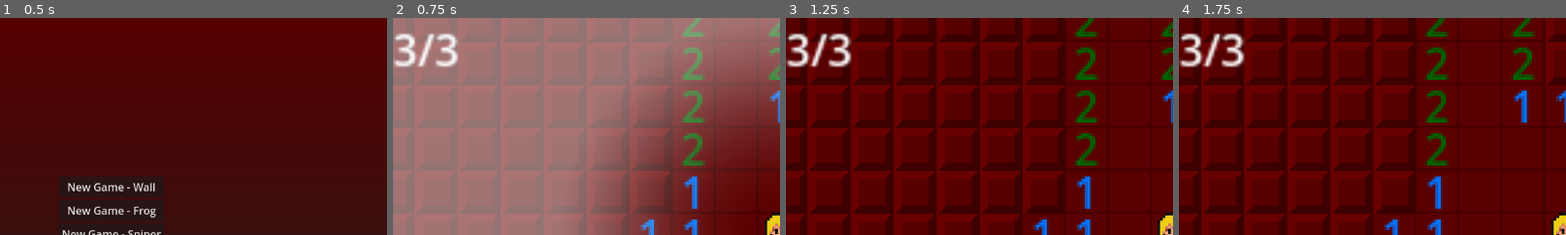
Above: before the commit, frames 1-4 (left to right).
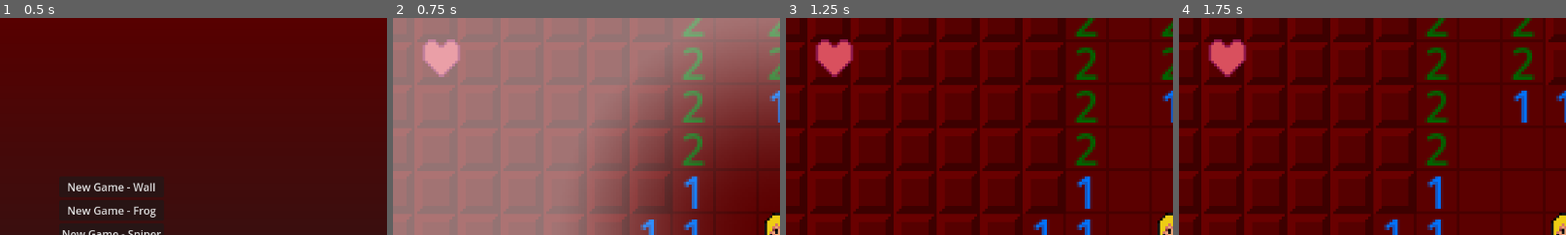
Above: after the commit, the same moments.

Repository: Randwarf/Mineworld
Game: Godot game, scene res://Level select.tscn
Two runs of this game, one before a commit and one after it. Both use one fixed random seed, a clock stepped at 60 frames per second and the inputs below.
Inputs (mouse positions are % of the whole screen's width and height, from its top left):
- Up to frame 1 (0.5 s): no input
- Up to frame 2 (0.75 s): click "New Game - Wall" at 0.5 s
- Up to frame 3 (1.25 s): no input
- Up to frame 4 (1.75 s): tap Enter at 1.25 s; move the mouse to (72, 45) at 1.27 s; hold Right (ui_right) from 1.28 s (still down); click (72, 45) at 1.42 s
The pictures show only the part of the screen within x 0-50%, y 0-50%; the shares and areas given below are measured in that part.

Frame 1 is identical in both runs. In frame 2, 2.0% of the frame differs, in the area x 0-18%, y 7-28%; in frame 3, 2.2%, in the area x 0-18%, y 6-28%; in frame 4, 2.2%.

Commit message:
finished frog

Diff:
--- a/Boss_FROG.gd
+++ b/Boss_FROG.gd
@@ -3,6 +3,7 @@
 const TIME_BETWEEN_JUMPS = 5
 const TIME_UNTIL_LOCK_IN = 4
 
+var health
 var CooldownTimer
 var LockInTimer
 var TargetSprite
@@ -21,6 +22,7 @@
 	TargetSprite = get_node("Target")
 	FrogSprite = get_node("FrogSprite")
 	FrogSprite.play()
+	health = 25
 
 func setTarget():
 	targetInGrid = Scene.getPlayerPos()
@@ -35,13 +37,34 @@
 			isJumping = false
 			FrogSprite.animation="Land"
 			FrogSprite.play()
-			CooldownTimer.wait_time*0.95
+			CooldownTimer.wait_time = CooldownTimer.wait_time * 0.98
 			CooldownTimer.start()
-			LockInTimer.wait_time*0.95
+			LockInTimer.wait_time = LockInTimer.wait_time * 0.98
 			LockInTimer.start()
-			Scene.clearMapAreaAnywhere(targetInGrid, 2) #idk
+			health -= countMines()
+			Scene.clearMapAreaAnywhere(targetInGrid, 2)
+			if health <= 0:
+				Scene.Victory()
+				CooldownTimer.stop()
+				LockInTimer.stop()
+			elif onPlayer():
+				Scene.PlayerTakeDamage()
 
+func countMines():
+	var sum = 0
+	for r in range(position.y/16-1, position.y/16+2):
+		for c in range(position.x/16-1, position.x/16+2):
+			if Scene.isMine(Coordinates.new(r,c)):
+				sum+=1
+	return sum**2
 
+func onPlayer():
+	var ppos = Scene.getPlayerPos()
+	for r in range(position.y/16-1, position.y/16+2):
+		for c in range(position.x/16-1, position.x/16+2):
+			if r == ppos.r and c == ppos.c:
+				return true
+	return false
 func displayTarget():
 	TargetSprite.visible=true
 	TargetSprite.position = target-position+Vector2(8,8)
--- a/GameOver.gd
+++ b/GameOver.gd
@@ -19,3 +19,7 @@
 func _process(delta):
 	if active:
 		background.modulate.a+=delta*100
+
+func updateText(text):
+	var label = get_node("Label")
+	label.text = text
--- a/GameOver.tscn
+++ b/GameOver.tscn
@@ -1,14 +1,16 @@
-[gd_scene load_steps=3 format=2]
+[gd_scene load_steps=3 format=3 uid="uid://b7wxn164dfybk"]
 
-[ext_resource path="res://Default_Font.tres" type="Theme" id=1]
-[ext_resource path="res://GameOver.gd" type="Script" id=2]
+[ext_resource type="Theme" uid="uid://d16tiugja0oh7" path="res://Default_Font.tres" id="1"]
+[ext_resource type="Script" path="res://GameOver.gd" id="2"]
 
 [node name="Node2D" type="Node2D"]
 visible = false
-script = ExtResource( 2 )
+script = ExtResource("2")
 
 [node name="Label" type="Label" parent="."]
-modulate = Color( 1, 0, 0, 1 )
+modulate = Color(1, 0, 0, 1)
+texture_filter = 1
+anchors_preset = 8
 anchor_left = 0.5
 anchor_top = 0.5
 anchor_right = 0.5
@@ -17,10 +19,11 @@
 offset_top = -8.5
 offset_right = 45.5
 offset_bottom = 8.5
-theme = ExtResource( 1 )
+theme = ExtResource("1")
 text = "GAME OVER"
+horizontal_alignment = 1
 
 [node name="ColorRect" type="ColorRect" parent="."]
 offset_right = 40.0
 offset_bottom = 40.0
-color = Color( 0, 0, 0, 0 )
+color = Color(0, 0, 0, 0)
--- a/GridScene.tscn
+++ b/GridScene.tscn
@@ -1,6 +1,50 @@
-[gd_scene load_steps=2 format=3 uid="uid://cr28knk8dshpd"]
+[gd_scene load_steps=9 format=3 uid="uid://cr28knk8dshpd"]
 
 [ext_resource type="Script" path="res://Scripts/GridController.gd" id="2"]
+[ext_resource type="Texture2D" uid="uid://deuogasxnfi5" path="res://Sprites/heart.png" id="2_ty5ni"]
+
+[sub_resource type="AtlasTexture" id="AtlasTexture_yuy2e"]
+atlas = ExtResource("2_ty5ni")
+region = Rect2(0, 0, 16, 16)
+
+[sub_resource type="AtlasTexture" id="AtlasTexture_ypree"]
+atlas = ExtResource("2_ty5ni")
+region = Rect2(16, 0, 16, 16)
+
+[sub_resource type="AtlasTexture" id="AtlasTexture_88na1"]
+atlas = ExtResource("2_ty5ni")
+region = Rect2(32, 0, 16, 16)
+
+[sub_resource type="AtlasTexture" id="AtlasTexture_oml6y"]
+atlas = ExtResource("2_ty5ni")
+region = Rect2(48, 0, 16, 16)
+
+[sub_resource type="AtlasTexture" id="AtlasTexture_umuor"]
+atlas = ExtResource("2_ty5ni")
+region = Rect2(64, 0, 16, 16)
+
+[sub_resource type="SpriteFrames" id="SpriteFrames_34o54"]
+animations = [{
+"frames": [{
+"duration": 1.0,
+"texture": SubResource("AtlasTexture_yuy2e")
+}, {
+"duration": 1.0,
+"texture": SubResource("AtlasTexture_ypree")
+}, {
+"duration": 1.0,
+"texture": SubResource("AtlasTexture_88na1")
+}, {
+"duration": 1.0,
+"texture": SubResource("AtlasTexture_oml6y")
+}, {
+"duration": 1.0,
+"texture": SubResource("AtlasTexture_umuor")
+}],
+"loop": true,
+"name": &"default",
+"speed": 5.0
+}]
 
 [node name="GridScene" type="Node2D"]
 script = ExtResource("2")
@@ -13,6 +57,7 @@
 z_index = 110
 
 [node name="Label" type="Label" parent="PlayerCamera/Health"]
+visible = false
 z_index = 110
 offset_left = -136.0
 offset_top = -73.0
@@ -22,4 +67,9 @@
 text = "AAAAAAAAAAA
 "
 
+[node name="Heart" type="AnimatedSprite2D" parent="PlayerCamera/Health"]
+texture_filter = 1
+position = Vector2(-118, -58)
+sprite_frames = SubResource("SpriteFrames_34o54")
+
 [node name="CanvasLayer" type="CanvasLayer" parent="PlayerCamera"]
--- a/Scripts/GridController.gd
+++ b/Scripts/GridController.gd
@@ -4,6 +4,7 @@
 var Boss = preload("res://Boss_WOF.tscn")
 var Goal = preload("res://Goal.tscn")
 var healthLabel
+var heart
 var BiomeValues
 var mapStartingSize = 3
 var mapScalingIndex = 6
@@ -17,6 +18,7 @@
 
 # Called when the node enters the scene tree for the first time.
 func _ready():
+	heart = get_node("PlayerCamera/Health/Heart")
 	healthLabel = get_node("PlayerCamera/Health/Label")
 	healthLabel.text ="Initializing"
 
@@ -112,21 +114,25 @@
 	Player.position = Vector2(size/2, size/2) * 16
 	Player.grid = self
 	add_child(Player)
-	updateHealth()
 
 func updateHealth():
-	healthLabel.text = "{0}/{1}".format({"0":Player.lives, "1":Player.maxlives})
+	heart.frame += 1
+	#healthLabel.text = "{0}/{1}".format({"0":Player.lives, "1":Player.maxlives})
 
 func updateBoard():
 	mapInstance.updateBoard()
 
 func isOnMine():
 	var pos = getPlayerPos()
+	return isMine(pos)
+
+func isMine(pos):
 	return mapInstance.isMine(pos.r, pos.c)
 
 func clearMapAreaAnywhere(pos, radius):
 	mapInstance.clearGridMapArea(pos.r, pos.c, radius)
-	mapInstance.updateImmediateBoard(radius)
+	mapInstance.updateImmediateBoard(pos, radius)
+	mapInstance.updateBoard()
 
 func clearMapArea():
 	var pos = getPlayerPos()
@@ -146,3 +152,9 @@
 
 func getPlayerPos():
 	return Coordinates.new(Player.truePos.y/16, Player.truePos.x/16)
+
+func PlayerTakeDamage():
+	Player.lowerLives(false)
+
+func Victory():
+	Player.win()
--- a/Scripts/Level select.gd
+++ b/Scripts/Level select.gd
@@ -38,7 +38,7 @@
 	get_tree().quit()
 
 func _on_button_3_pressed():
-	var Biomes = [ BiomeBackup[5], BiomeBackup[6] ]
+	var Biomes = [ BiomeBackup[5]]
 	print('button3')
 	generate(Biomes, "SNIPER")
 
--- a/Scripts/Map.gd
+++ b/Scripts/Map.gd
@@ -309,9 +309,8 @@
 	var pos = Scene.getPlayerPos()
 	clearArea(pos.r, pos.c, 2)
 
-func updateImmediateBoard(radius):
-	var playerPos = Scene.getPlayerPos()
-	grid[playerPos.r][playerPos.c].uncover()
+func updateImmediateBoard(pos, radius):
+	grid[pos.r][pos.c].uncover()
 	#updateImmediateSurroundings(playerPos.r, playerPos.c, radius) #----------------------------------------------------------
 	countLocalProximities()
 
--- a/Scripts/PlayerControl.gd
+++ b/Scripts/PlayerControl.gd
@@ -68,7 +68,10 @@
 		return
 
 func win():
-	print("Winner winner chicken dinner")
+	var gameOver = get_node("GameOver")
+	gameOver.activate()
+	gameOver.updateText("Victory")
+	isDead = true
 
 func die():
 	var gameOver = get_node("GameOver")
@@ -84,11 +87,11 @@
 		win()
 
 func lowerLives(clearGrid):
+	grid.updateHealth()
 	if lives <= 0:
 		die()
 	else:
 		lives -= 1
-		grid.updateHealth()
 		if clearGrid:
 			grid.clearMapArea()
 			grid.updateBoard()
--- a/boss_SNIPER.gd
+++ b/boss_SNIPER.gd
@@ -26,6 +26,8 @@
 	if target.position == position:
 		if (lives > 1):
 			grid.spawnSNIPER(lives - 1)
+		else:
+			grid.Victory()
 		queue_free()
 
 	secWait = secWait + delta
Not shown: 1 places in Player.tscn that only renumber resources
